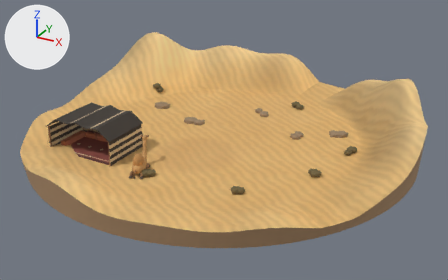
Renders of the glTF model quest-native/assets/world/scene_raid/scene_raid.glb from each side of a commit.
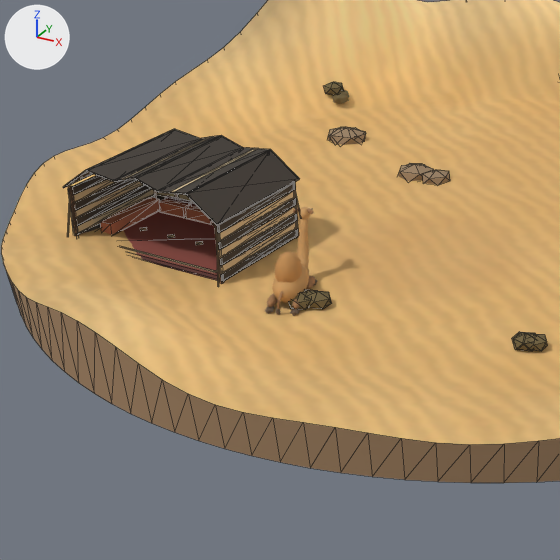
Each version appears first whole from a 50 mm camera at (23.7, -42.9, 21.0) aimed at (0.6, -0.8, 0.0), and next in a close-up on the part from 4% to 56% of the width and 18% to 100% of the height. Every picture has the same lights, and +X, +Y and +Z are marked at upper left. The first two pictures are the older version. The close-ups show mesh edges as thin lines. Where no turn or scale is listed for an object, it has been applied to the vertices.

Script lines for the objects in view, before the commit:
```python
me_icosphere_024 = bpy.data.meshes.new('Icosphere.024')
me_icosphere_024.from_pydata(...)  # an icosphere of 20 faces spanning x -0.379..0.379, y -0.36..0.36, z -0.275..0.275
me_icosphere_024.materials.append(mat_scene_raid_shrub)  # brown #6f613f
me_icosphere_025 = bpy.data.meshes.new('Icosphere.025')
me_icosphere_025.from_pydata(...)  # an icosphere of 20 faces spanning x -0.408..0.408, y -0.388..0.388, z -0.297..0.297
me_icosphere_025.materials.append(mat_scene_raid_shrub)  # brown #6f613f
me_icosphere_026 = bpy.data.meshes.new('Icosphere.026')
me_icosphere_026.from_pydata(...)  # an icosphere of 20 faces spanning x -0.397..0.397, y -0.378..0.378, z -0.289..0.289
me_icosphere_026.materials.append(mat_scene_raid_shrub)  # brown #6f613f
me_tent = bpy.data.meshes.new('tent')
me_tent.from_pydata(...)  # 436 vertices, 672 faces; spans x -3.19..3.19, y -2.34..2.34, z 0.0..3.07
me_tent.materials.append(mat_props_vc)
ob_icosphere_024 = bpy.data.objects.new('Icosphere.024', me_icosphere_024)
ob_icosphere_024.location = (-1.32, -9.28, 0.2)
ob_icosphere_025 = bpy.data.objects.new('Icosphere.025', me_icosphere_025)
ob_icosphere_025.location = (-0.97, -9.24, 0.2)
ob_icosphere_026 = bpy.data.objects.new('Icosphere.026', me_icosphere_026)
ob_icosphere_026.location = (-1.4, -9.54, 0.2)
ob_tent_001 = bpy.data.objects.new('tent.001', None)
ob_tent_001.location = (-7.6, -7.4, 0.0)
ob_tent_002 = bpy.data.objects.new('tent.002', me_tent)
ob_tent_002.parent = ob_tent_001
ob_tent_002.location = (0.0, 0.0, 0.0)
# also in view: 'camel_kneeling.002' at (-2.0, -8.7, 1.2); 'Ground' at (0.0, 0.0, 2.6); 'Plinth' at (0.0, 0.0, 2.3)
```
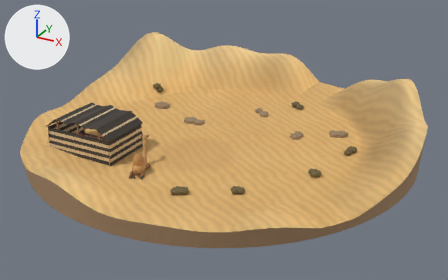
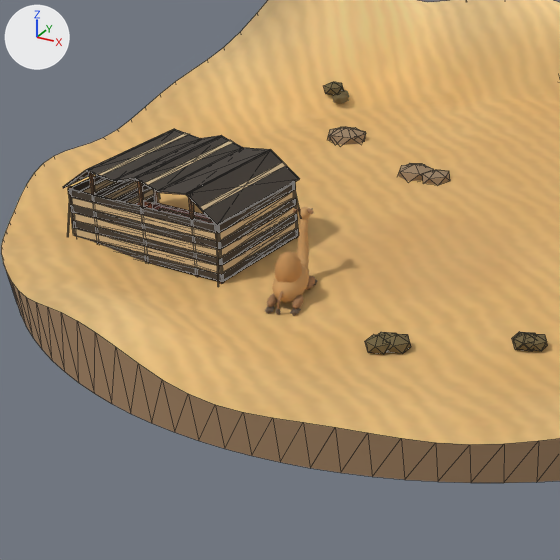
ob_tent_001 is not drawn itself; it is the parent of ob_tent_002.

Where the change shows, as pixel boxes [x1, y1, x2, y2] in the close-ups (560 x 560 px):
'tent.002', turned
    both: [63, 129, 300, 287]
'Icosphere.025', moved
    before: [308, 291, 332, 309]
    after: [387, 333, 411, 354]
'Icosphere.026', moved
    before: [289, 292, 310, 310]
    after: [365, 335, 389, 354]
'Icosphere.024', moved
    before: [303, 290, 316, 296]
    after: [378, 332, 396, 339]

Patch to the scene script:
```diff
--- a/quest-native/assets/world/scene_raid/scene_raid.glb.py
+++ b/quest-native/assets/world/scene_raid/scene_raid.glb.py
@@ ob_icosphere_024 @@
 ob_icosphere_024 = bpy.data.objects.new('Icosphere.024', me_icosphere_024)
-ob_icosphere_024.location = (-1.32, -9.28, 0.2)
+ob_icosphere_024.location = (2.28, -10.48, 0.2)
@@ ob_icosphere_025 @@
 ob_icosphere_025 = bpy.data.objects.new('Icosphere.025', me_icosphere_025)
-ob_icosphere_025.location = (-0.97, -9.24, 0.2)
+ob_icosphere_025.location = (2.63, -10.44, 0.2)
@@ ob_icosphere_026 @@
 ob_icosphere_026 = bpy.data.objects.new('Icosphere.026', me_icosphere_026)
-ob_icosphere_026.location = (-1.4, -9.54, 0.2)
+ob_icosphere_026.location = (2.2, -10.74, 0.2)
@@ ob_tent_001 @@
 ob_tent_001.location = (-7.6, -7.4, 0.0)
+ob_tent_001.rotation_euler = (0.0, 0.0, -3.142)  # degrees (0, 0, -180)
```
